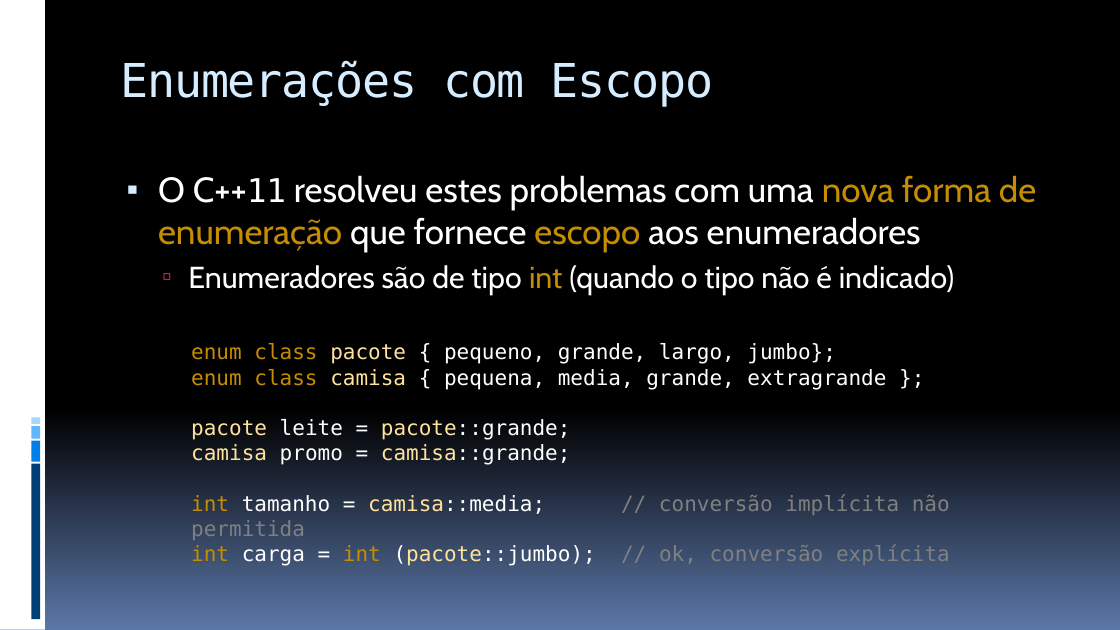
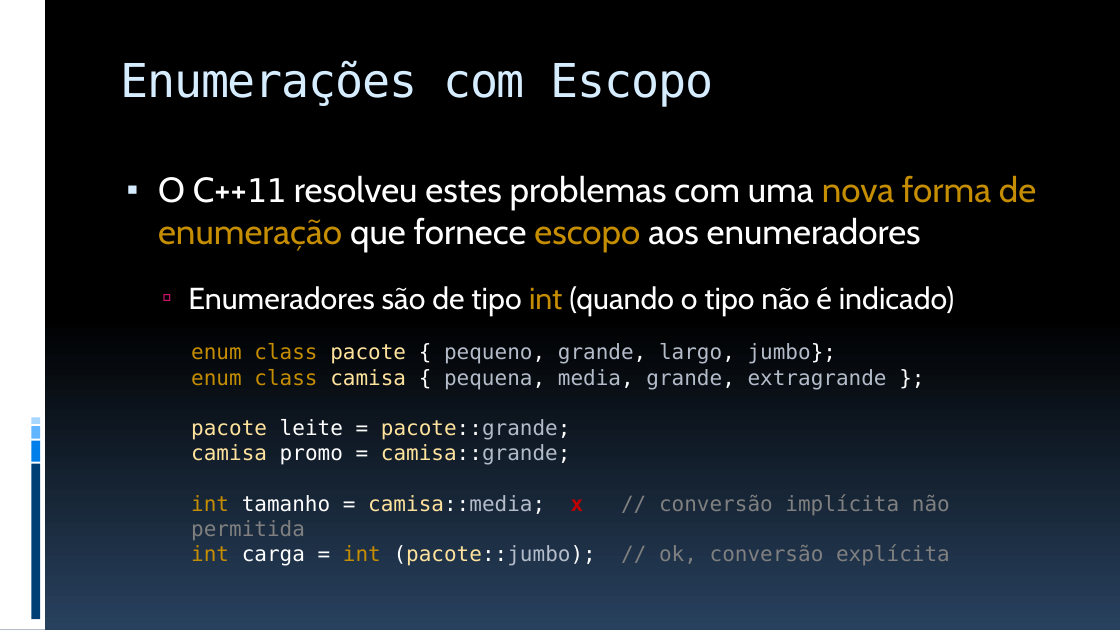
Before and after one commit to JudsonSS/ProgComp, a slide deck: slide 25 of Slides/13. Uniões e Enumerações.pptx (slide 23 before the commit). Drawn at 1120x630 pixels with LibreOffice and Linux fonts; fonts in the diff are those of the drawing. Boxes give left, top, right and bottom in pixels: in the first picture for what was removed or moved away, otherwise in the second. Text is boxed around its words. In the diff, an @@ line names an element or a change of style, - is before the commit and + after.

```diff
--- a/Slides/13. Uniões e Enumerações.pptx
+++ b/Slides/13. Uniões e Enumerações.pptx
@@ background gradient #000000 to #5B77A8 to gradient #000000 to #28415E @@
@@ text at (x1=191, y1=343, x2=887, y2=465): text colour #FFFFFF to #B4BCCA in "pequeno, grande, largo, jumbo};", "pequena, media, grande, extragrande pacote::grande;", "camisa::grande;" @@
@@ text at (x1=191, y1=495, x2=950, y2=566): text changed @@
-int tamanho = camisa::media; // conversão implícita não permitida
-int carga = int (pacote::jumbo); // ok, conversão explícita
+int tamanho = camisa::media; x // conversão implícita não permitida
+int carga = int (pacote::jumbo); // ok, conversão explícita
```
Also in this commit, not shown: 23 other slides changed, 2 slides added, 5 other files.
